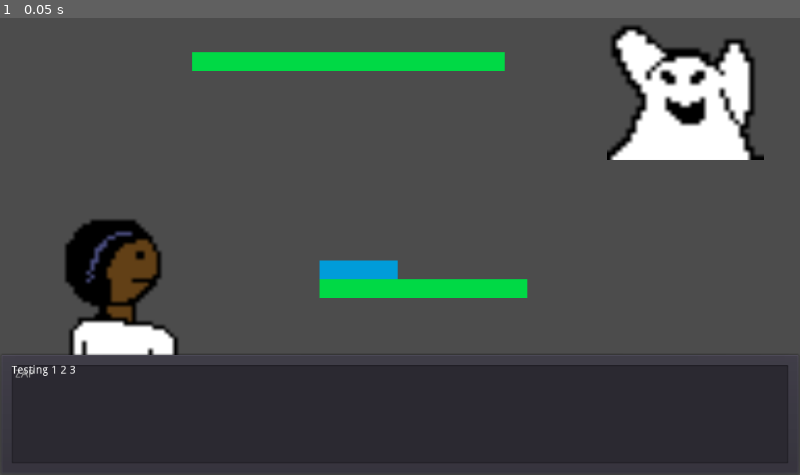
Above: before the commit, frame 1.
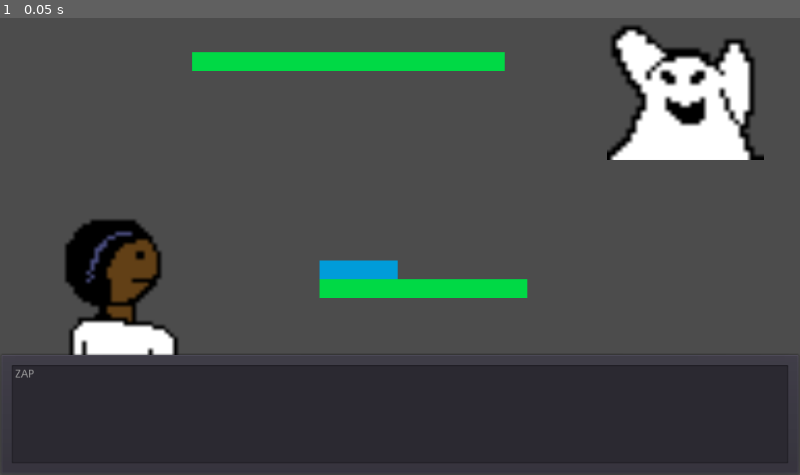
Above: after the commit, the same moment.

Repository: MattRC7/SpecterGame
Game: Godot game, scene res://Battle.tscn
Same seed, same stepped clock (60 frames per second), same inputs: the game is played once before the commit and once after it.
Inputs:
- Up to frame 1 (0.05 s): no input

The runs differ from the first frame. In frame 1, less than 0.1% of the frame differs, in the area x 1-10%, y 75-79%.

Commit message:
Sensible handling of healing edge cases

Diff:
--- a/Battle.tscn
+++ b/Battle.tscn
@@ -242,7 +242,6 @@
 margin_right = 1002.0
 margin_bottom = 134.0
 size_flags_vertical = 1
-text = "Testing 1 2 3"
 autowrap = true
 script = ExtResource( 7 )
 
--- a/BattleConductor.gd
+++ b/BattleConductor.gd
@@ -88,7 +88,7 @@
 				player.specter.receive_damage(damage_remaining)
 				damage_remaining = damage_remaining - (specter_initial_state.life_force - player.specter.life_force.current)
 			if (damage_remaining > 0):
-				player.receive_damage(damage_remaining)
+				player.receive_damage(damage_remaining*2)
 
 			var specter_damage_delta = player.specter.life_force.current != specter_initial_state.life_force
 			var player_damage_delta = player.life_force.current != player_initial_state.life_force
@@ -117,6 +117,11 @@
 		"REST":
 			wait = narrator.say("You rest for a moment.")
 			if wait is GDScriptFunctionState: yield(wait, "completed")
+			if player.life_force.is_maxed():
+				wait = narrator.say("Your life force is already at full capacity.")
+				if wait is GDScriptFunctionState: yield(wait, "completed")
+				return
+
 			wait = player.anim_rest()
 			if wait is GDScriptFunctionState: yield(wait,"completed")
 
@@ -133,29 +138,41 @@
 		"FORTIFY":
 			wait = narrator.say("You direct part of your life force to you specter.")
 			if wait is GDScriptFunctionState: yield(wait, "completed")
+			if player.specter.life_force.is_maxed():
+				wait = narrator.say("Your specter's life force is already at full capacity.")
+				if wait is GDScriptFunctionState: yield(wait, "completed")
+				return
+			if (!player.specter.awake):
+				wait = narrator.say("Your specter is not awake.")
+				if wait is GDScriptFunctionState: yield(wait, "completed")
+				return
+
 			wait = player.anim_fortify()
 			if wait is GDScriptFunctionState: yield(wait, "completed")
 
 			var player_initial_state = player.get_state()
-			if (player.specter.awake):
-				player.specter.receive_healing(player.life_force.current - 1)
-				var delta = player.specter.life_force.current - player_initial_state.specter.life_force
-				if (delta > 0):
-					player.receive_damage(delta)
-					wait = [
-						player_lifebar.update_bar(player.life_force.current),
-						specter_lifebar.update_bar(player.specter.life_force.current)
-					]
-					if wait[0] is GDScriptFunctionState: yield(wait[0], "completed")
-					if wait[1] is GDScriptFunctionState && wait[1].is_valid(): yield(wait[1], "completed")
-					wait = narrator.say("Your specter's life force is replenished.")
-					if wait is GDScriptFunctionState: yield(wait, "completed")
+			player.specter.receive_healing(player.life_force.current - 1)
+			var delta = player.specter.life_force.current - player_initial_state.specter.life_force
+			if (delta > 0):
+				player.receive_damage(delta)
+				wait = [
+					player_lifebar.update_bar(player.life_force.current),
+					specter_lifebar.update_bar(player.specter.life_force.current)
+				]
+				if wait[0] is GDScriptFunctionState: yield(wait[0], "completed")
+				if wait[1] is GDScriptFunctionState && wait[1].is_valid(): yield(wait[1], "completed")
+				wait = narrator.say("Your specter's life force is replenished.")
+				if wait is GDScriptFunctionState: yield(wait, "completed")
 
 		"AWAKEN":
-			wait = narrator.say("You focus the life force within you...")
+			wait = narrator.say("You direct part of your life force inward.")
 			if wait is GDScriptFunctionState: yield(wait, "completed")
 			wait = player.anim_fortify()
 			if wait is GDScriptFunctionState: yield(wait, "completed")
+			if (player.life_force.current == 1):
+				wait = narrator.say("You do not have enough life force to awaken your specter.")
+				if wait is GDScriptFunctionState: yield(wait, "completed")
+
 
 			var player_initial_state = player.get_state()
 			if (!player_initial_state.specter.awake):
--- a/LifeForce.gd
+++ b/LifeForce.gd
@@ -22,3 +22,6 @@
 	var old_life_force = current
 	var new_life_force = _set_current(current + delta)
 	return new_life_force - old_life_force
+
+func is_maxed() -> bool:
+	return current == maximum
